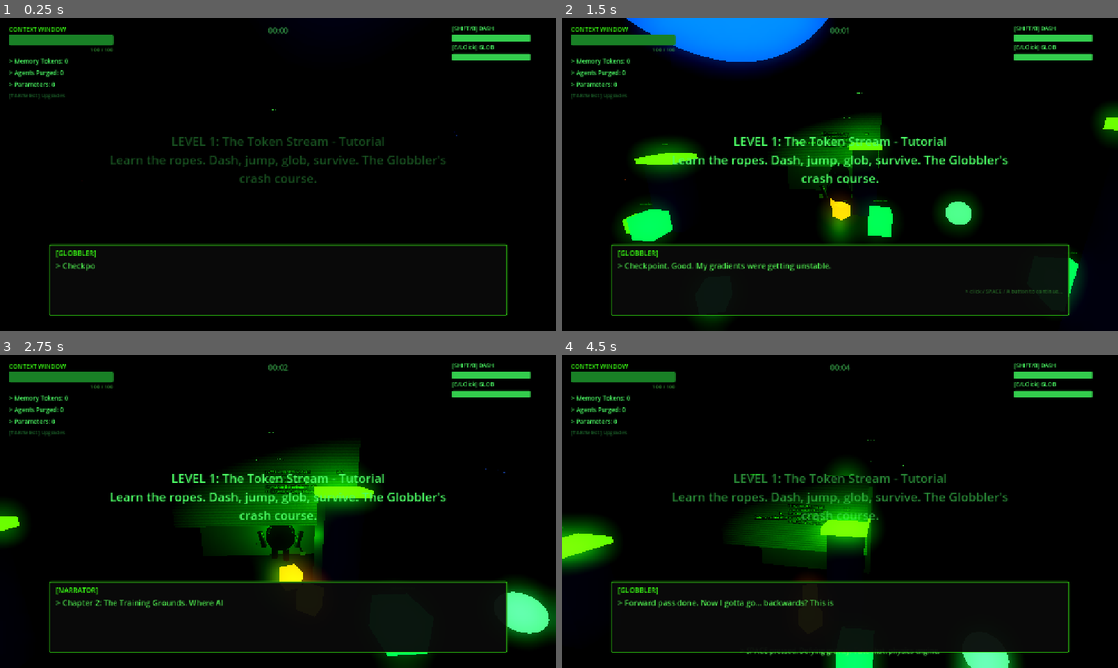
Above: before the commit, frames 1-4 (two rows, left to right).
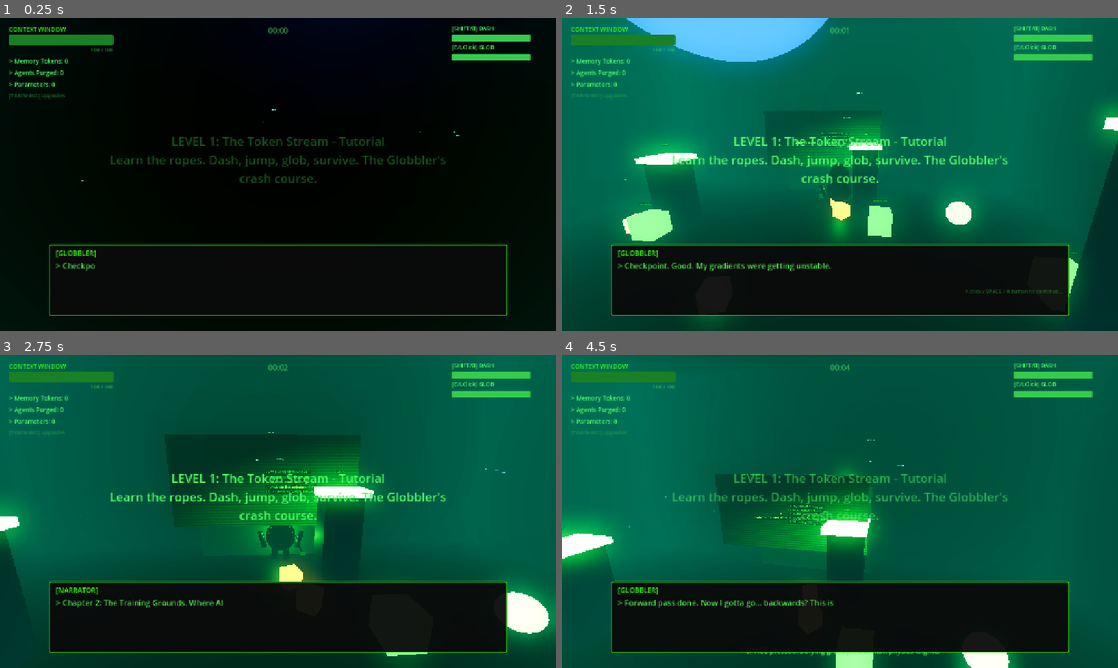
Above: after the commit, the same moments.

Repository: hwashburn1011/globblers-journey
Game: Godot game, scene res://scenes/levels/chapter_2/training_grounds.tscn
Two runs of this game, one before a commit and one after it. Both use one fixed random seed, a clock stepped at 60 frames per second and the inputs below. This scene is started directly instead of the project's main scene.
Inputs (mouse positions are in pixels of both pictures, inside the frame that each line leads up to):
- Up to frame 1 (0.25 s): no input
- Up to frame 2 (1.5 s): tap Enter (menu_confirm) at 0.5 s; move the mouse to (867, 174) at 0.52 s; hold V (agent_cycle) 0.53-1.28 s; hold Up (hack_up) from 0.53 s (still down); click (867, 174) at 0.67 s; move the mouse to (812, 174) at 1.27 s; tap G (agent_spawn) at 1.35 s
- Up to frame 3 (2.75 s): keep holding Up (hack_up); move the mouse to (289, 505) at 2.02 s; hold Mouse wheel up (camera_zoom_in) from 2.03 s (still down)
- Up to frame 4 (4.5 s): keep holding Up (hack_up); move the mouse to (834, 517) at 2.77 s; release Mouse wheel up (camera_zoom_in) at 2.78 s; tap Mouse wheel down (camera_zoom_out) at 2.85 s; click (834, 517) at 2.92 s; move the mouse to (878, 514) at 3.52 s; hold Shift (dash) 3.53-4.28 s; move the mouse to (795, 508) at 4.27 s; tap Space (dialogue_advance) at 4.35 s

The runs differ from the first frame. In frame 1, less than 0.1% of the frame differs, in the area x 14-83%, y 29-53%; in frame 2, 79%; in frame 3, 79%; in frame 4, 80%, in the area x 0-100%, y 0-100%.

Commit message:
feat: Task 1.5 — Chapter 2 WorldEnvironment with HDRI sky + blue-green fog
Created chapter_2.tres with blue_photo_studio HDRI (energy=0.5), cool
blue-green fog Color(0.3,0.7,0.6), volumetric fog, SSAO/SSIL/SDFGI, and
FILMIC tonemap. Replaced ad-hoc Environment.new() block in
training_grounds.gd with preloaded .tres resource.

Co-Authored-By: Claude Opus 4.6 (1M context) <noreply@anthropic.com>

Diff:
--- /dev/null
+++ b/assets/environments/chapter_2.tres
@@ -0,0 +1,70 @@
+[gd_resource type="Environment" load_steps=3 format=3 uid="uid://ch2_training_grounds_env"]
+
+[ext_resource type="Texture2D" uid="uid://ch2_sky_hdri" path="res://assets/hdri/ch2_sky.hdr" id="1_ch2sky"]
+
+[sub_resource type="PanoramaSkyMaterial" id="PanoramaSkyMaterial_ch2"]
+panorama = ExtResource("1_ch2sky")
+
+[sub_resource type="Sky" id="Sky_ch2"]
+sky_material = SubResource("PanoramaSkyMaterial_ch2")
+
+[resource]
+; ============================================================
+; Chapter 2: Training Grounds — WorldEnvironment
+; "A cool neural void where baby models learn to crawl.
+;  The blue-green glow is just gradient descent visualized."
+; Extends base_env values with cool blue-green neural theming.
+; ============================================================
+
+; --- Sky (neutral studio HDRI, brighter than Ch1 — training needs visibility) ---
+background_mode = 2
+sky = SubResource("Sky_ch2")
+sky_custom_fov = 0.0
+background_energy_multiplier = 0.5
+
+; --- Ambient light — cool blue-green haze from all those loss functions converging ---
+ambient_light_source = 1
+ambient_light_color = Color(0.04, 0.08, 0.07, 1)
+ambient_light_energy = 0.4
+
+; --- Tonemap (FILMIC = 3) ---
+tonemap_mode = 3
+tonemap_exposure = 1.0
+
+; --- Glow (bloom) — tinted toward blue-green for neural network aesthetics ---
+glow_enabled = true
+glow_intensity = 0.7
+glow_strength = 1.0
+glow_bloom = 0.5
+glow_hdr_threshold = 0.9
+glow_blend_mode = 0
+
+; --- SSAO (slightly softer than Ch1 — cleaner environment) ---
+ssao_enabled = true
+ssao_radius = 1.5
+ssao_intensity = 1.8
+
+; --- SSIL ---
+ssil_enabled = true
+ssil_radius = 5.0
+ssil_intensity = 1.0
+
+; --- SDFGI ---
+sdfgi_enabled = true
+sdfgi_use_occlusion = true
+
+; --- Fog — cool blue-green, the color of a thousand training epochs ---
+fog_enabled = true
+fog_light_color = Color(0.3, 0.7, 0.6, 1)
+fog_density = 0.012
+
+; --- Volumetric Fog (lighter than Ch1 — this place is organized, not rotting) ---
+volumetric_fog_enabled = true
+volumetric_fog_density = 0.02
+volumetric_fog_albedo = Color(0.03, 0.07, 0.06, 1)
+volumetric_fog_emission = Color(0.02, 0.05, 0.04, 1)
+
+; --- Post-processing — slightly cooler and more saturated than base ---
+adjustment_enabled = true
+adjustment_contrast = 1.05
+adjustment_saturation = 1.1
--- a/scenes/levels/chapter_2/training_grounds.gd
+++ b/scenes/levels/chapter_2/training_grounds.gd
@@ -179,31 +179,11 @@
 	fill.light_energy = 0.12
 	add_child(fill)
 
-	# World environment — deep indigo void
-	var env = Environment.new()
-	env.background_mode = Environment.BG_COLOR
-	env.background_color = Color(0.01, 0.01, 0.04)
-	env.ambient_light_source = Environment.AMBIENT_SOURCE_COLOR
-	env.ambient_light_color = Color(0.04, 0.05, 0.12)
-	env.ambient_light_energy = 0.25
-	env.glow_enabled = true
-	env.glow_intensity = 1.0
-	env.glow_bloom = 0.7
-	env.fog_enabled = true
-	env.fog_light_color = Color(0.02, 0.02, 0.06)
-	env.fog_density = 0.012
-	env.volumetric_fog_enabled = true
-	env.volumetric_fog_density = 0.025
-	env.volumetric_fog_albedo = Color(0.02, 0.03, 0.08)
-	env.volumetric_fog_emission = Color(0.01, 0.02, 0.05)
-
-	env.adjustment_enabled = true
-	env.adjustment_contrast = 1.08
-	env.adjustment_saturation = 1.15
-
+	# World environment — now loaded from .tres like civilized code
+	# (goodbye 20 lines of hand-rolled Environment.new(), you served us adequately)
 	var world_env = WorldEnvironment.new()
 	world_env.name = "Environment"
-	world_env.environment = env
+	world_env.environment = preload("res://assets/environments/chapter_2.tres")
 	add_child(world_env)
 
 	_setup_post_processing()
Not shown, changed: TASKS.md
